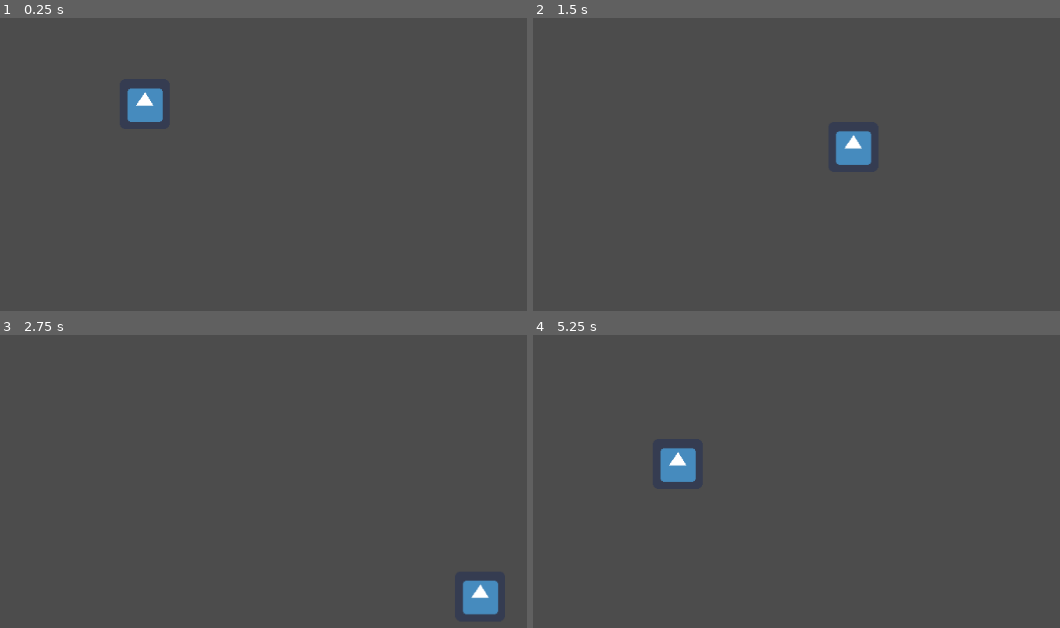
Above: before the commit, frames 1-4 (two rows, left to right).
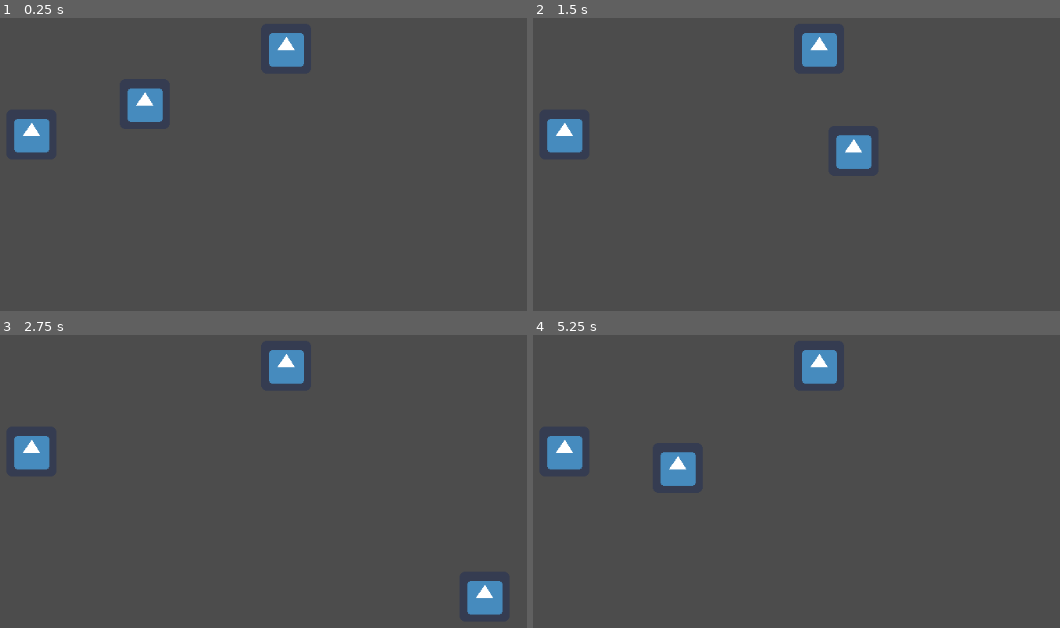
Above: after the commit, the same moments.

Repository: yue4u/collide-up
Game: Godot game, scene res://Game.tscn
Two runs of this game, one before a commit and one after it. Both use one fixed random seed, a clock stepped at 60 frames per second and the inputs below. The engine's default icon, where the game draws it, is replaced by a stand-in: a white triangle on a blue panel in a dark square.
Inputs:
- Up to frame 1 (0.25 s): no input
- Up to frame 2 (1.5 s): tap Enter at 0.5 s; hold D 0.53-1.28 s; hold S from 1.28 s (still down)
- Up to frame 3 (2.75 s): release S at 2.03 s; hold D from 2.03 s (still down)
- Up to frame 4 (5.25 s): release D at 2.78 s; hold W 2.78-3.53 s; hold A 3.53-5.03 s; hold S from 5.03 s (still down)

The runs differ from the first frame. In frame 1, 1.5% of the frame differs, in the area x 2-58%, y 5-47%; in frame 2, 1.9%; in frame 3, 1.9%, in the area x 2-96%, y 5-96%; in frame 4, 1.9%.

Commit message:
feat: transfer

Diff:
--- a/Game.tscn
+++ b/Game.tscn
@@ -1,13 +1,38 @@
-[gd_scene load_steps=3 format=2]
+[gd_scene load_steps=6 format=2]
 
 [ext_resource path="res://scripts/Player.gd" type="Script" id=1]
 [ext_resource path="res://icon.png" type="Texture" id=2]
+[ext_resource path="res://square.tscn" type="PackedScene" id=3]
+
+[sub_resource type="RectangleShape2D" id=2]
+extents = Vector2( 29, 30 )
+
+[sub_resource type="RectangleShape2D" id=1]
+extents = Vector2( 35, 35 )
 
 [node name="Game" type="Node"]
 
-[node name="Player" type="RigidBody2D" parent="."]
+[node name="Player" type="KinematicBody2D" parent="."]
 position = Vector2( 399, 295 )
+collision_layer = 0
+collision_mask = 0
 script = ExtResource( 1 )
 
 [node name="Sprite" type="Sprite" parent="Player"]
 texture = ExtResource( 2 )
+
+[node name="CollisionShape2D" type="CollisionShape2D" parent="Player"]
+shape = SubResource( 2 )
+
+[node name="Area2D" type="Area2D" parent="Player"]
+
+[node name="CollisionShape2D" type="CollisionShape2D" parent="Player/Area2D"]
+shape = SubResource( 1 )
+
+[node name="RigidBody2D" parent="." instance=ExtResource( 3 )]
+position = Vector2( 254, 334 )
+
+[node name="RigidBody2D2" parent="." instance=ExtResource( 3 )]
+position = Vector2( 580, 224 )
+
+[connection signal="body_entered" from="Player/Area2D" to="Player" method="_on_Area2D_body_entered"]
--- a/scripts/Player.gd
+++ b/scripts/Player.gd
@@ -1,10 +1,4 @@
-extends RigidBody2D
-
-
-# Declare member variables here. Examples:
-# var a = 2
-# var b = "text"
-
+extends KinematicBody2D
 
 # Called when the node enters the scene tree for the first time.
 func _ready():
@@ -22,6 +16,17 @@
 		vel.y += -1
 	if Input.is_key_pressed(KEY_S):
 		vel.y += 1
-	vel = vel.normalized()
-	vel *= 300
-	set_linear_velocity(vel)
+	move_and_slide(vel.normalized() * 300, Vector2(2, 0), false, 4, 0.785, true)
+
+
+func _on_Area2D_body_entered(body):
+	transfer(body.get_node("Shape"), $Area2D)
+	transfer(body.get_node("Sprite"), self)
+
+func transfer(n1, n2):
+	if n1 and n1.get_parent() != n2:
+		var n1_pos = n1.global_transform
+		n1.get_parent().remove_child(n1)
+		n2.add_child(n1, true)
+		n1.global_transform = n1_pos
+		n1.set_owner(n2)
--- /dev/null
+++ b/square.tscn
@@ -0,0 +1,14 @@
+[gd_scene load_steps=3 format=2]
+
+[ext_resource path="res://icon.png" type="Texture" id=1]
+
+[sub_resource type="RectangleShape2D" id=1]
+extents = Vector2( 29.4375, 29 )
+
+[node name="RigidBody2D" type="RigidBody2D"]
+
+[node name="Sprite" type="Sprite" parent="."]
+texture = ExtResource( 1 )
+
+[node name="Shape" type="CollisionShape2D" parent="."]
+shape = SubResource( 1 )
